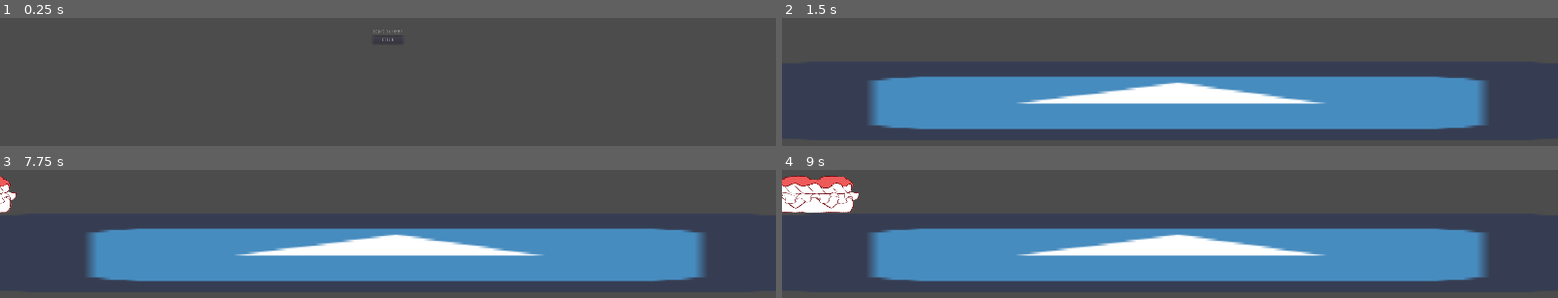
Above: before the commit, frames 1-4 (two rows, left to right).
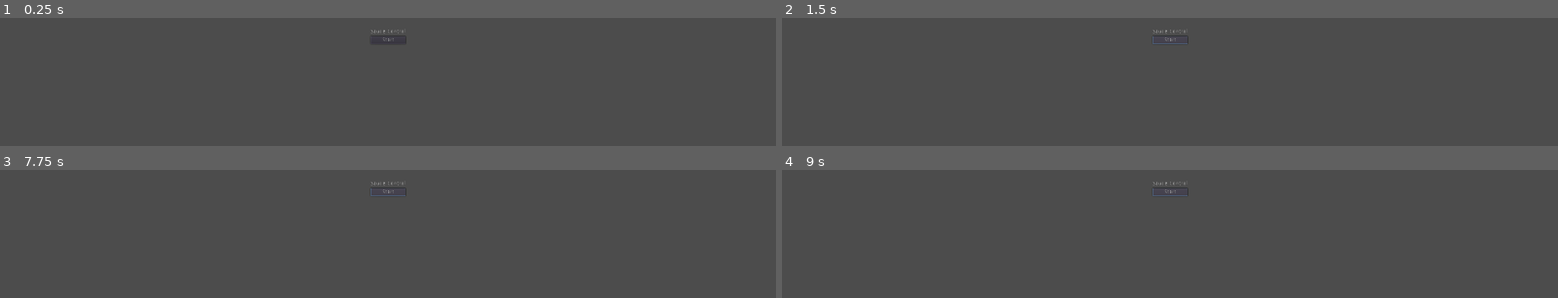
Above: after the commit, the same moments.

Repository: christophprenissl/sauce_game
Game: Godot game, scene res://Scenes/StartScreen.tscn
The game is run twice, just before and just after one commit, with the same random seed, the same clock (stepped at 60 frames per second) and the same inputs. This scene is started directly instead of the project's main scene. The engine's default icon, where the game draws it, is replaced by a stand-in: a white triangle on a blue panel in a dark square.
Inputs (mouse positions are in pixels of both pictures, inside the frame that each line leads up to):
- Up to frame 1 (0.25 s): no input
- Up to frame 2 (1.5 s): click "Click" (after the commit: "Start") at 0.5 s; click (1170, 39) at 1.25 s, where only the run after the commit has a clickable "Start"
- Up to frame 3 (7.75 s): click (388, 191) at 2 s, where only the run after the commit has a clickable "Start"; tap Enter at 2.75, 4.25, 5.75 s; hold A (sauce_a) 2.78-3.53 s; tap Space at 3.5, 5, 6.5 s; tap A (sauce_a) at 3.6, 5.1, 6.6 s; hold A (sauce_a) 4.28-5.03 s; hold A (sauce_a) 5.78-6.53 s; hold A (sauce_a) from 7.28 s (still down)
- Up to frame 4 (9 s): release A (sauce_a) at 8.03 s; tap A (sauce_a) at 8.1 s; hold A (sauce_a) from 8.78 s (still down)

The runs differ from the first frame. In frame 1, less than 0.1% of the frame differs, in the area x 47-53%, y 9-19%; in frame 2, 33%; in frame 3, 33%; in frame 4, 36%, in the area x 0-91%, y 4-88%.

Commit message:
added animation to dishes and resized it

Diff:
--- a/GameObjects/Dish.tscn
+++ b/GameObjects/Dish.tscn
@@ -62,6 +62,8 @@
 position = Vector2( 0, -500 )
 frames = SubResource( 1 )
 animation = "idle"
+frame = 1
+playing = true
 
 [node name="CollisionShape2D" type="CollisionShape2D" parent="."]
 position = Vector2( 0, -250 )
@@ -69,9 +71,11 @@
 
 [node name="Sauce" type="AnimatedSprite" parent="."]
 unique_name_in_owner = true
+visible = false
 modulate = Color( 0.933333, 0.34902, 0.34902, 1 )
 position = Vector2( 0, -500 )
 frames = SubResource( 6 )
 animation = "idle"
+playing = true
 
 [connection signal="area_entered" from="." to="." method="_on_Dish_area_entered"]
--- a/Scenes/Game.tscn
+++ b/Scenes/Game.tscn
@@ -50,10 +50,16 @@
 [node name="CollisionShape" type="CollisionShape2D" parent="ProductionLine/ProductionArea"]
 position = Vector2( 0.456239, 0 )
 shape = SubResource( 4 )
+__meta__ = {
+"_edit_lock_": true
+}
 
 [node name="ConsumptionArea" type="Area2D" parent="ProductionLine"]
+position = Vector2( 37.6313, -71.2955 )
 collision_layer = 2
 
 [node name="CollisionShape" type="CollisionShape2D" parent="ProductionLine/ConsumptionArea"]
-position = Vector2( 34.5922, -40.7876 )
 shape = SubResource( 3 )
+__meta__ = {
+"_edit_lock_": true
+}
--- a/Scenes/StartScreen.tscn
+++ b/Scenes/StartScreen.tscn
@@ -2,32 +2,32 @@
 
 [ext_resource path="res://Scenes/StartScreen.gd" type="Script" id=1]
 
-[node name="StartScreen" type="CenterContainer"]
+[node name="StartScreen" type="Control"]
+anchor_right = 1.0
+anchor_bottom = 1.0
+script = ExtResource( 1 )
+
+[node name="VBoxContainer" type="VBoxContainer" parent="."]
 anchor_left = 0.5
 anchor_top = 0.5
 anchor_right = 0.5
 anchor_bottom = 0.5
-margin_left = -960.0
-margin_top = -540.0
-margin_right = 960.0
-margin_bottom = 540.0
-script = ExtResource( 1 )
-
-[node name="VBoxContainer" type="VBoxContainer" parent="."]
-margin_left = 922.0
-margin_top = 521.0
-margin_right = 998.0
-margin_bottom = 559.0
+margin_left = -43.5
+margin_top = -19.0
+margin_right = 43.5
+margin_bottom = 20.078
+size_flags_horizontal = 3
+size_flags_vertical = 3
 
 [node name="Label" type="Label" parent="VBoxContainer"]
-margin_right = 76.0
+margin_right = 87.0
 margin_bottom = 14.0
-text = "Start Screen"
+text = "Sauce Control"
 
 [node name="Button" type="Button" parent="VBoxContainer"]
 margin_top = 18.0
-margin_right = 76.0
+margin_right = 87.0
 margin_bottom = 38.0
-text = "Click"
+text = "Start"
 
 [connection signal="pressed" from="VBoxContainer/Button" to="." method="_on_Button_pressed"]
